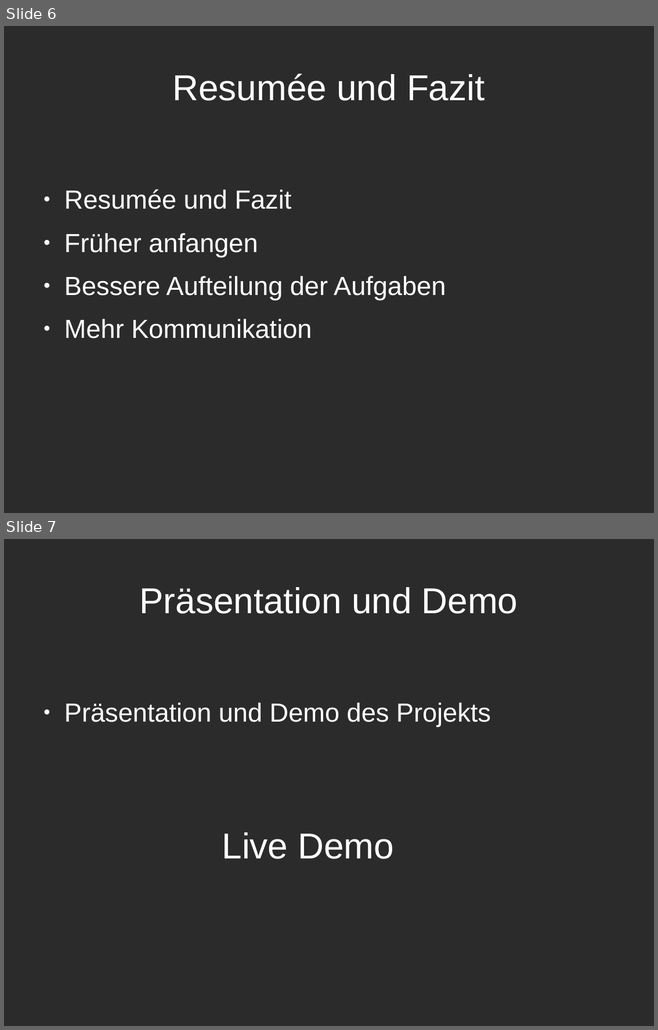
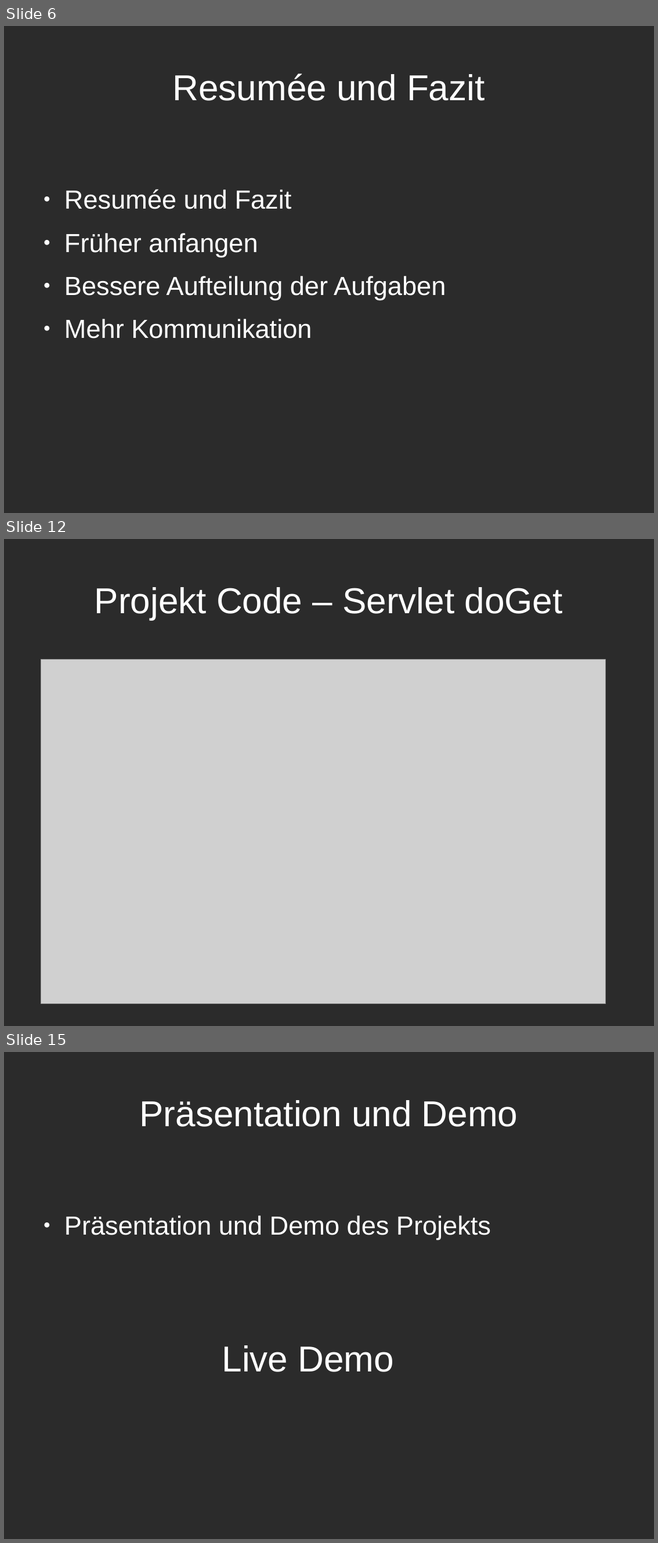
Before and after one commit to mksaf/EX-GSO-SE1, a slide deck: presentation.odp. Shown one above the other, each under a label of ours: slides 6 and 7 before the commit, slides 6, 12 and 15 after it; the slides between them are not shown. The pictures are 658x1030 and 658x1543 pixels, drawn with LibreOffice and Linux fonts; fonts in the diff are those of the drawing; grey boxes stand for pictures; background and template pictures are left out; a plain dark background stands for a picture behind light text. Boxes give left, top, right and bottom in pixels: in the first picture for what was removed or moved away, otherwise in the second. Text is boxed around its words. In the diff, an @@ line names an element or a change of style, - is before the commit and + after.

```diff
--- a/presentation.odp
+++ b/presentation.odp
@@ slide 12 added at [4,539,654,1026], background picture (left out) @@
@@ title added at [94,587,563,620], 44 pt, text #FFFFFF @@
+Projekt Code – Servlet doGet
@@ picture added at [41,660,606,1004] @@
@@ what was slide 7 is now slide 15 @@
```
Also in this commit, not shown: 7 other slides added.
